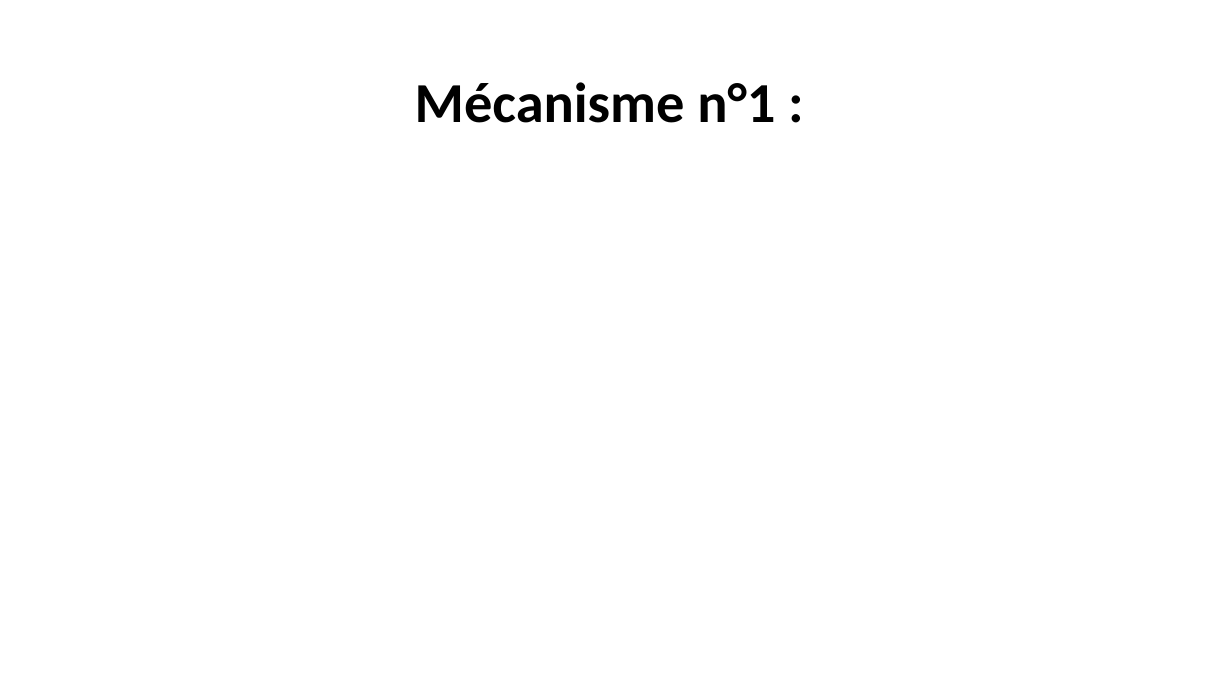
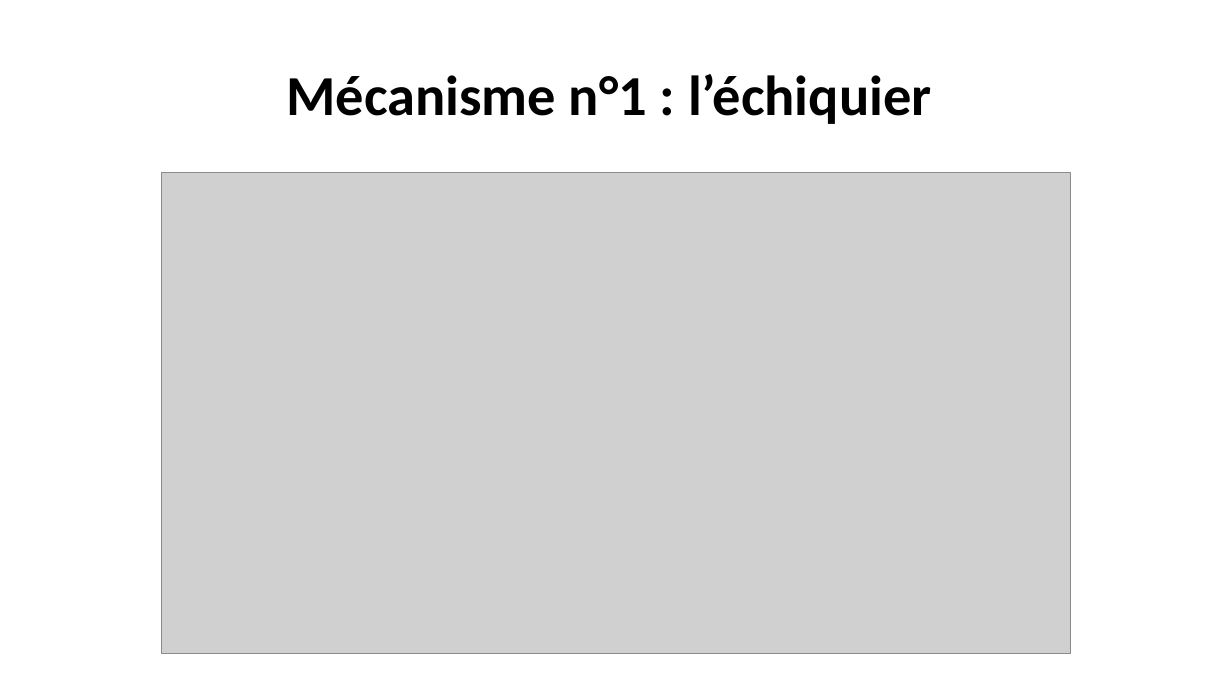
Before and after one commit to corentin-breny/Systeme_Escape_Game_13emePorte, a slide deck: slide 7 of Etudiants/Joshua/PremièreRevueDeProjet.pptx (slide 4 before the commit). Drawn at 1232x693 pixels with LibreOffice and Linux fonts; fonts in the diff are those of the drawing; grey boxes stand for pictures; background and template pictures are left out. Boxes give left, top, right and bottom in pixels: in the first picture for what was removed or moved away, otherwise in the second. Text is boxed around its words. In the diff, an @@ line names an element or a change of style, - is before the commit and + after.

```diff
--- a/Etudiants/Joshua/PremièreRevueDeProjet.pptx
+++ b/Etudiants/Joshua/PremièreRevueDeProjet.pptx
@@ text at box(286, 74, 932, 124): text changed @@
-Mécanisme n°1 :
+Mécanisme n°1 : l’échiquier
@@ picture added at box(161, 172, 1070, 653) @@
```
Also in this commit, not shown: 2 other slides changed, 11 slides added, 1 slide removed, 2 other files.
